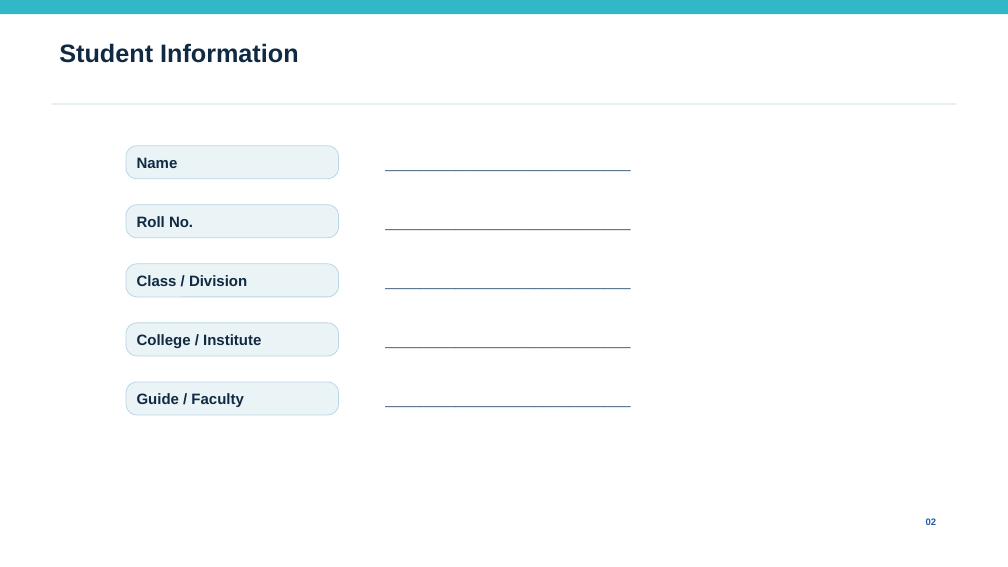
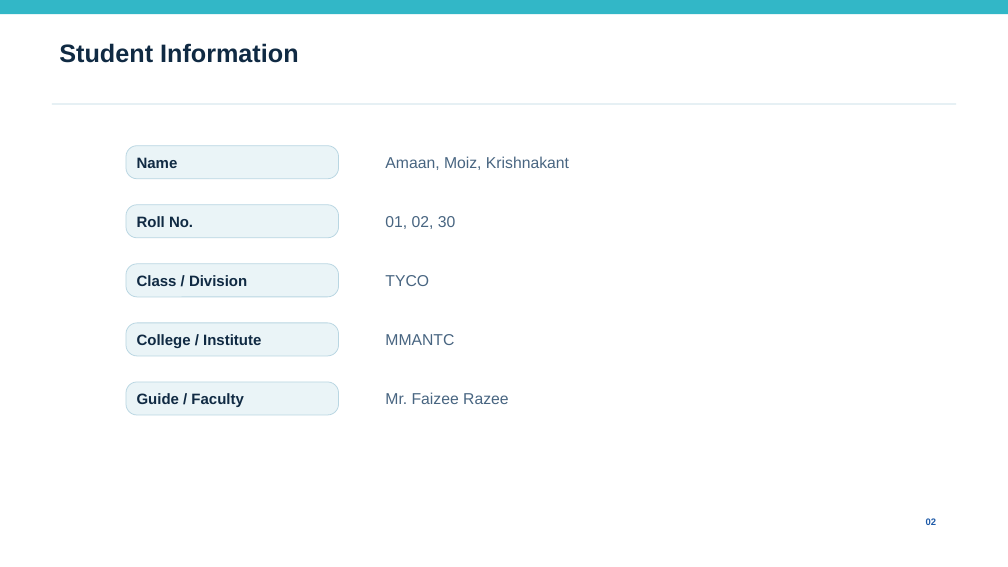
Before and after one commit to kpjadhav30/Project, a slide deck: slide 2 of Agentic_AI_Seminar/GPT/Agentic_AI_Required_Seminar_Structure.pptx. Drawn at 1008x567 pixels with LibreOffice and Linux fonts; fonts in the diff are those of the drawing. Boxes give left, top, right and bottom in pixels: in the first picture for what was removed or moved away, otherwise in the second. Text is boxed around its words. In the diff, an @@ line names an element or a change of style, - is before the commit and + after.

```diff
--- a/Agentic_AI_Seminar/GPT/Agentic_AI_Required_Seminar_Structure.pptx
+++ b/Agentic_AI_Seminar/GPT/Agentic_AI_Required_Seminar_Structure.pptx
@@ text at [385,156,569,170]: text changed @@
-____________________________
+Amaan, Moiz, Krishnakant
@@ text at [385,216,456,229]: text changed @@
-____________________________
+01, 02, 30
@@ text at [385,275,429,286]: text changed @@
-____________________________
+TYCO
@@ text at [385,334,454,345]: text changed @@
-____________________________
+MMANTC
@@ text at [385,392,509,404]: text changed @@
-____________________________
+Mr. Faizee Razee
```
Also in this commit, not shown: 4 other files.
